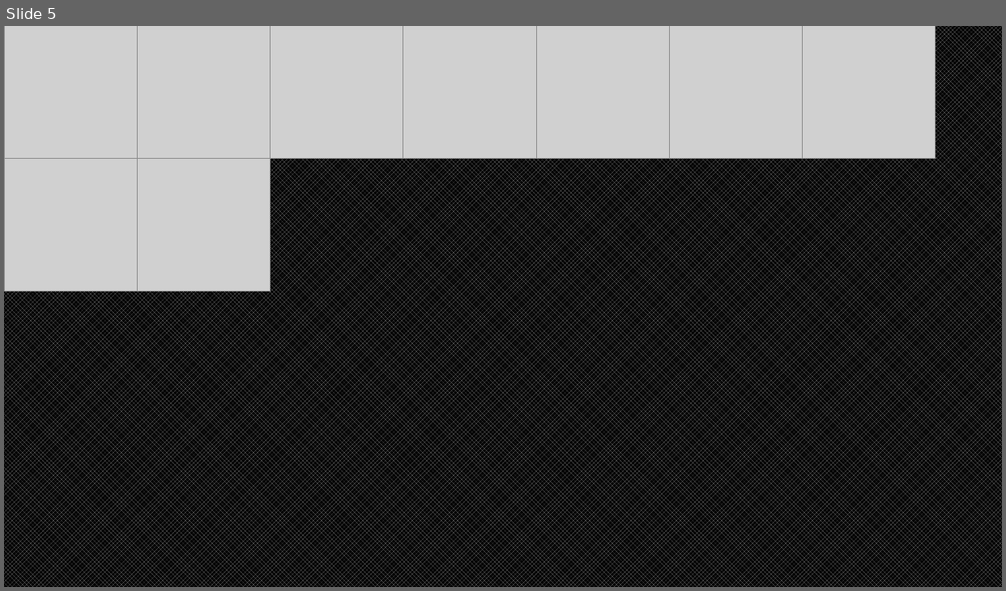
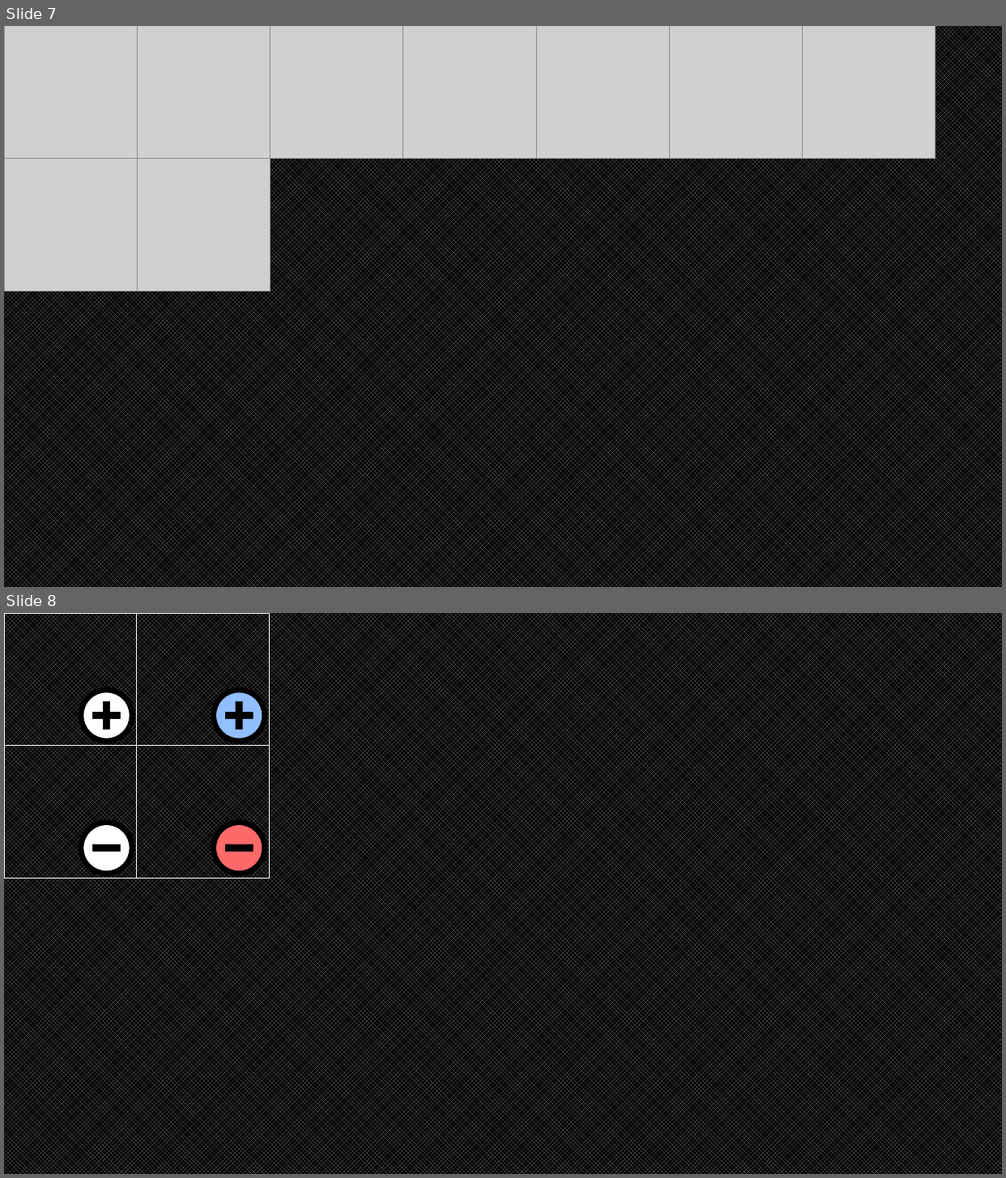
Before and after one commit to B0ttle-Cat/Project-Hometown-QuickTest, a slide deck: Assets/ThirdParty/CleanFlatIcon/UsingGroup/icon.pptx. Shown one above the other, each under a label of ours: slide 5 before the commit, slides 7 and 8 after it. The pictures are 1006x591 and 1006x1178 pixels, drawn with LibreOffice and Linux fonts; fonts in the diff are those of the drawing; grey boxes stand for pictures. Boxes give left, top, right and bottom in pixels: in the first picture for what was removed or moved away, otherwise in the second. Text is boxed around its words. In the diff, an @@ line names an element or a change of style, - is before the commit and + after.

```diff
--- a/Assets/ThirdParty/CleanFlatIcon/UsingGroup/icon.pptx
+++ b/Assets/ThirdParty/CleanFlatIcon/UsingGroup/icon.pptx
@@ slide 8 added at <box>4,613,1002,1174</box>, background pattern #808080 on #000000 @@
@@ rectangle added at <box>4,613,137,746</box>, outline #FFFFFF 1 pt @@
@@ rectangle added at <box>137,613,269,746</box>, outline #FFFFFF 1 pt @@
@@ ellipse added at <box>78,687,134,743</box>, fill #000000 @@
@@ freeform shape added at <box>84,693,130,739</box>, fill #FFFFFF @@
@@ ellipse added at <box>211,687,266,743</box>, fill #000000 @@
@@ freeform shape added at <box>216,693,262,739</box>, fill #91BEFF @@
@@ rectangle added at <box>4,746,137,878</box>, outline #FFFFFF 1 pt @@
@@ rectangle added at <box>137,746,269,878</box>, outline #FFFFFF 1 pt @@
@@ ellipse added at <box>78,820,134,875</box>, fill #000000 @@
@@ freeform shape added at <box>84,825,130,871</box>, fill #FFFFFF @@
@@ ellipse added at <box>211,820,266,875</box>, fill #000000 @@
@@ freeform shape added at <box>216,825,262,871</box>, fill #FB6969 @@
@@ what was slide 5 is now slide 7 @@
```
Also in this commit, not shown: 1 slide changed, 3 other slides added, 2 slides removed, 37 other files.
